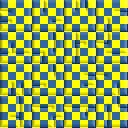
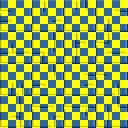
Two versions of the same layered image (128x128). Layer-by-layer changes:
pixels changed over [0, 0, 127, 127] (layer not identified)
